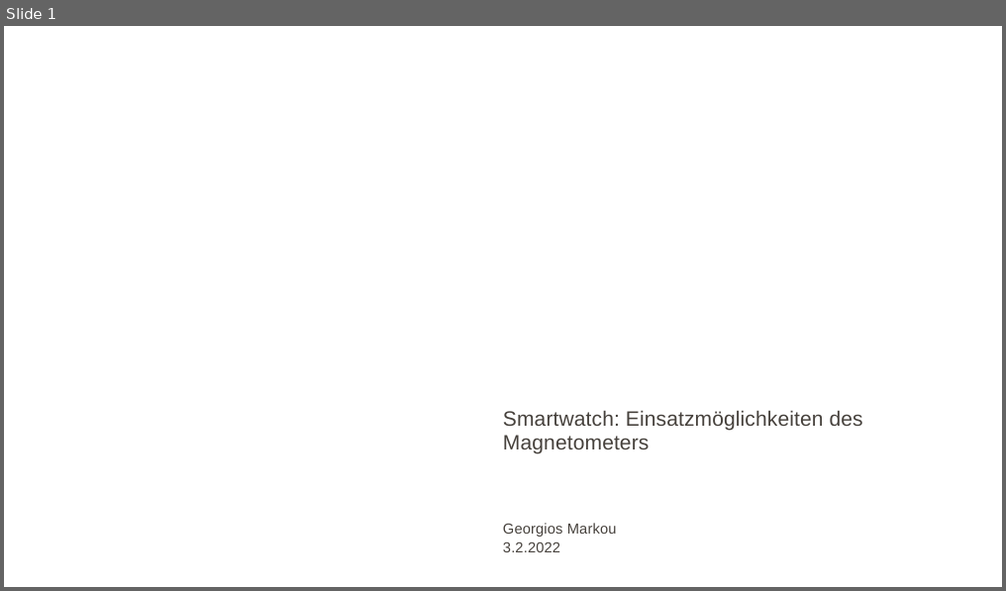
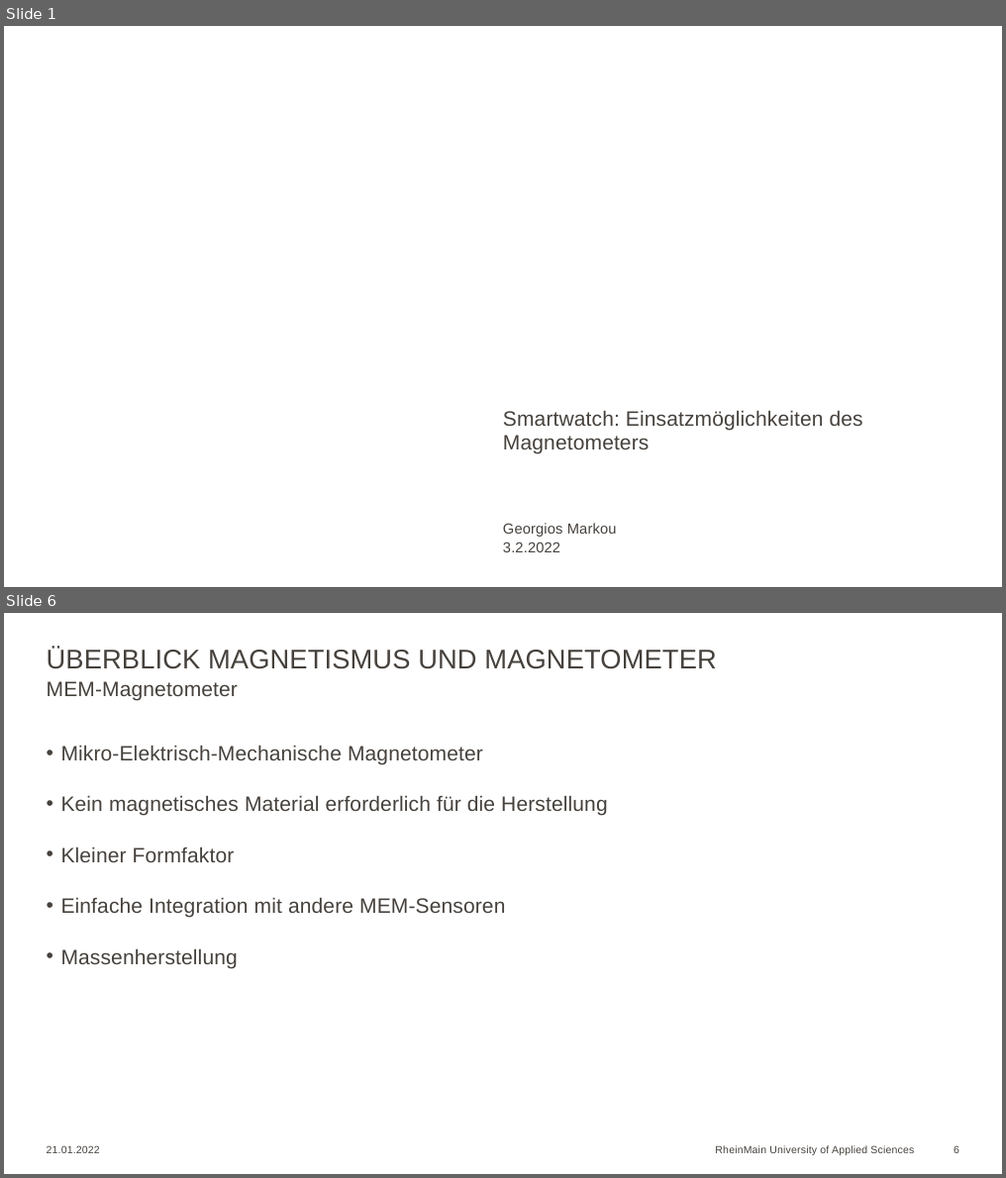
Before and after one commit to Georgios24816/hsrm, a slide deck: 5/Seminar/Georgios_Markou_10.odp. Shown one above the other, each under a label of ours: slide 1 before the commit, slides 1 and 6 after it; the slides between them are not shown. The pictures are 1006x591 and 1006x1178 pixels, drawn with LibreOffice and Linux fonts; fonts in the diff are those of the drawing; background and template pictures are left out. Boxes give left, top, right and bottom in pixels: in the first picture for what was removed or moved away, otherwise in the second. Text is boxed around its words. In the diff, an @@ line names an element or a change of style, - is before the commit and + after.

```diff
--- a/5/Seminar/Georgios_Markou_10.odp
+++ b/5/Seminar/Georgios_Markou_10.odp
@@ slide 6 added at (x1=4, y1=613, x2=1002, y2=1174), background #FFFFFF @@
@@ title added at (x1=47, y1=648, x2=716, y2=669), 26 pt, text #46413C @@
+ÜBERBLICK MAGNETISMUS UND MAGNETOMETER
@@ text added at (x1=47, y1=681, x2=238, y2=701), 20 pt, text #46413C @@
+MEM-Magnetometer
@@ text added at (x1=61, y1=745, x2=607, y2=968), 20 pt, text #46413C @@
+• Mikro-Elektrisch-Mechanische Magnetometer
+• Kein magnetisches Material erforderlich für die Herstellung
+• Kleiner Formfaktor
+• Einfache Integration mit andere MEM-Sensoren
+• Massenherstellung
@@ text added at (x1=47, y1=1146, x2=100, y2=1154), 10 pt, text #46413C @@
+21.01.2022
@@ text added at (x1=715, y1=1146, x2=914, y2=1156), 10 pt, text #46413C @@
+RheinMain University of Applied Sciences
@@ page number added at (x1=953, y1=1146, x2=959, y2=1154), 10 pt, text #46413C @@
+6
```
Also in this commit, not shown: 9 slides changed, 1 slide removed, 5 other files.
